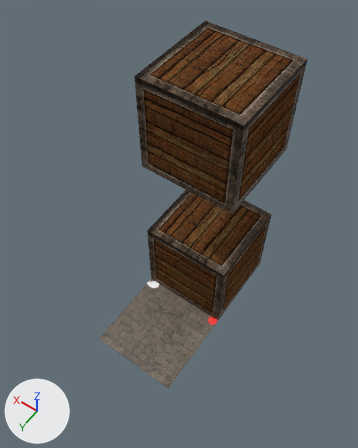
The OBJ model res/cube.obj as it was, and as the next commit left it.
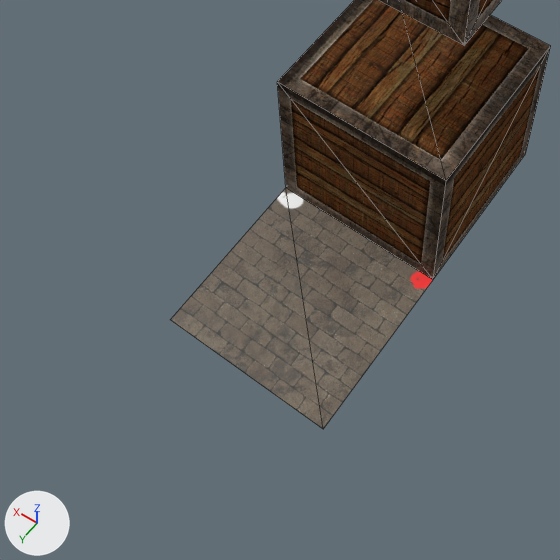
Old and new are each drawn whole from a 50 mm camera at (-1.21, 2.5, 5.36) aimed at (0.5, 0.1, 1.59) and again close up on the part from 6% to 77% of the width and 43% to 100% of the height. The lights are fixed; the arrows at lower left show +X, +Y and +Z. The close-ups show mesh edges as thin lines. Where no turn or scale is listed for an object, it has been applied to the vertices.
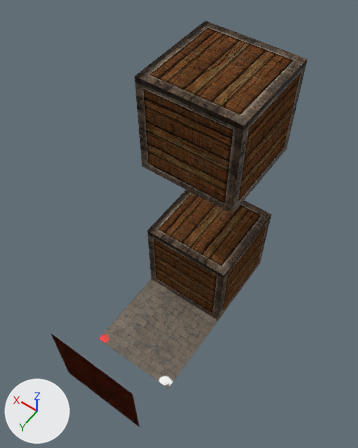
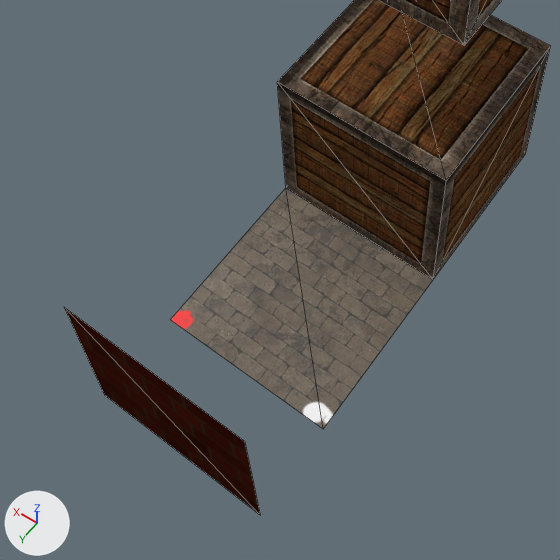
Location of each change, [x1, y1, x2, y2] in pixels of the close-ups (560 x 560 px):
'BrickWall3D', added: after [64, 307, 260, 514]
part 1 of me_brickwall, surface changed: [170, 188, 433, 429] in both

The change, as a diff of the scene's bpy script:
```diff
--- a/res/cube.obj.py
+++ b/res/cube.obj.py
@@ img_bricks2_jpg @@
+img_bricks2_jpg = load_image('bricks2.jpg', 'bricks2.jpg', 512, 512, 'sRGB')
@@ img_bricks2_normal_jpg @@
+img_bricks2_normal_jpg = load_image('bricks2_normal.jpg', 'bricks2_normal.jpg', 512, 512, 'sRGB')
@@ mat_brickwall3d @@
+mat_brickwall3d = bpy.data.materials.new('BrickWall3D')
+# uses the picture img_bricks2_jpg
+# uses the picture img_bricks2_normal_jpg
+# uses the picture img_white_png
@@ me_brickwall @@
 me_brickwall.from_pydata(...)  # 4 vertices, 2 faces; spans x 0.0..1.0, y 0.0..1.0, z 0.0
 # used by ob_brickwall; location = (0.0, 0.0, 0.0)
+# me_brickwall part 1: texture (UV) coordinates of 2 of 2 faces, centred in x 0.333..0.667, y 0.333..0.667, z 0.0, changed; they spanned u 0.0..1.0, v 0.0..1.0 and now span u 0.0..1.0, v 0.0..1.0
 me_brickwall.materials.append(mat_brickwall)
@@ me_brickwall3d @@
+me_brickwall3d.from_pydata(...)  # 4 vertices, 2 faces; spans x 0.0..1.0, y 1.5, z 0.0..1.0
+me_brickwall3d.materials.append(mat_brickwall3d)
@@ ob_brickwall3d @@
+ob_brickwall3d = bpy.data.objects.new('BrickWall3D', me_brickwall3d)
+ob_brickwall3d.location = (0.0, 0.0, 0.0)
```
